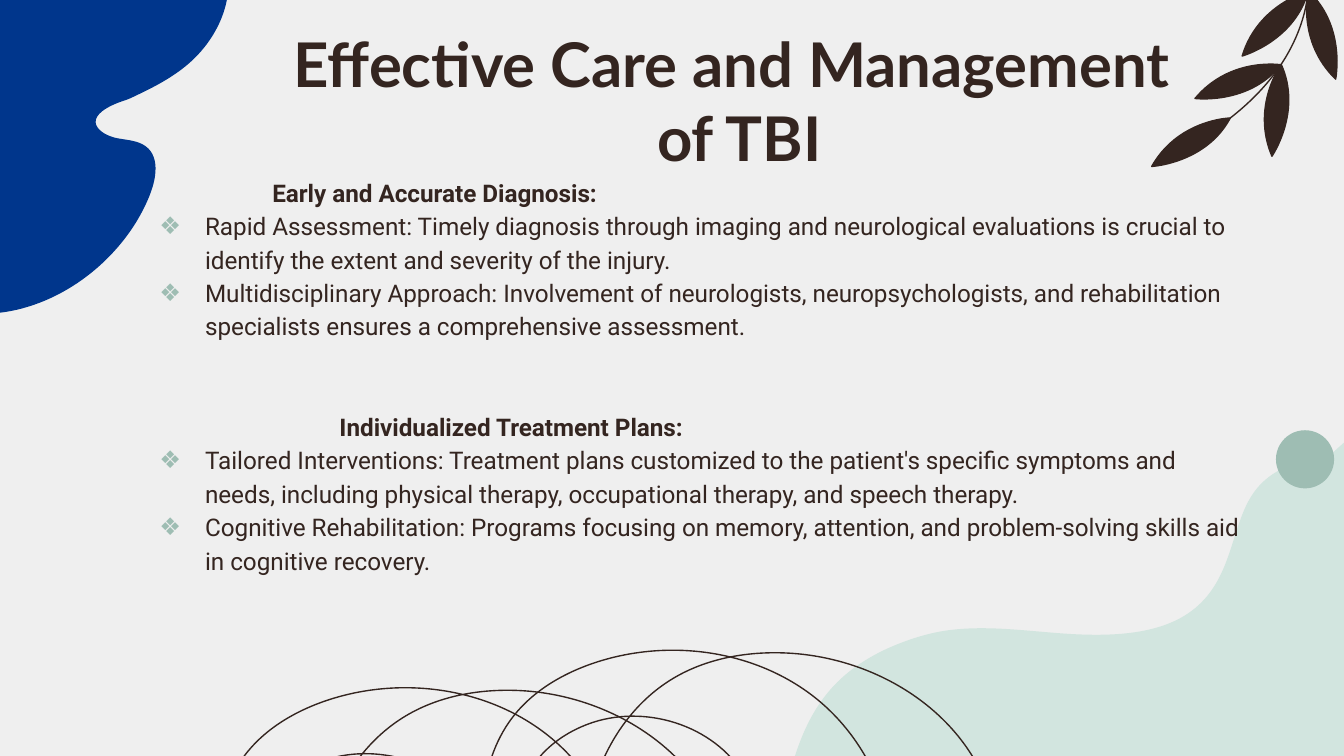
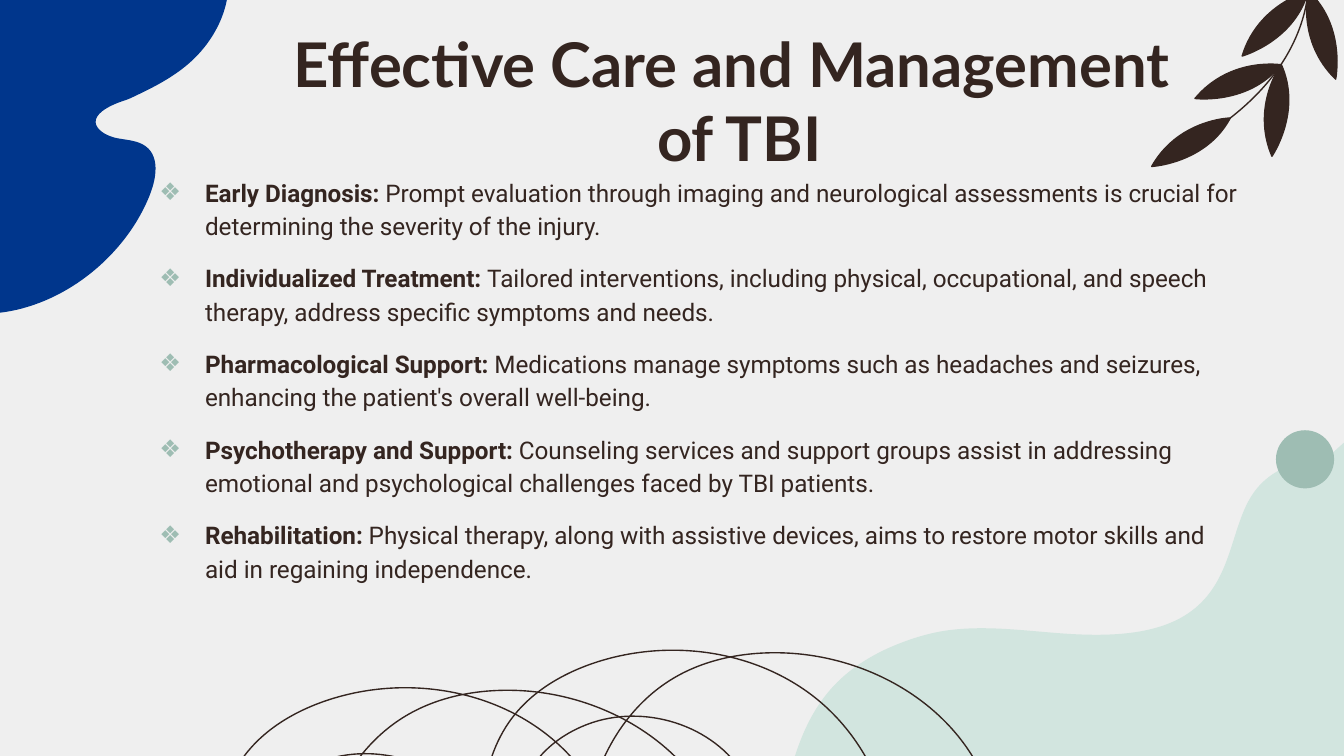
Before and after one commit to Chebet-Mercy/TBI-Traumatic-Brain-Injury, a slide deck: slide 17 of Traumatic Brain Injury.pptx (slide 16 before the commit). Drawn at 1344x756 pixels with LibreOffice and Linux fonts; fonts in the diff are those of the drawing. Boxes give left, top, right and bottom in pixels: in the first picture for what was removed or moved away, otherwise in the second. Text is boxed around its words. In the diff, an @@ line names an element or a change of style, - is before the commit and + after.

```diff
--- a/Traumatic Brain Injury.pptx
+++ b/Traumatic Brain Injury.pptx
@@ text at (205, 183, 1236, 583): text changed @@
-Early and Accurate Diagnosis:
-❖ Rapid Assessment: Timely diagnosis through imaging and neurological evaluations is crucial to identify the extent and severity of the injury.
-❖ Multidisciplinary Approach: Involvement of neurologists, neuropsychologists, and rehabilitation specialists ensures a comprehensive assessment.
-Individualized Treatment Plans:
-❖ Tailored Interventions: Treatment plans customized to the patient's specific symptoms and needs, including physical therapy, occupational therapy, and speech therapy.
-❖ Cognitive Rehabilitation: Programs focusing on memory, attention, and problem-solving skills aid in cognitive recovery.
+❖ Early Diagnosis: Prompt evaluation through imaging and neurological assessments is crucial for determining the severity of the injury.
+❖ Individualized Treatment: Tailored interventions, including physical, occupational, and speech therapy, address specific symptoms and needs.
+❖ Pharmacological Support: Medications manage symptoms such as headaches and seizures, enhancing the patient's overall well-being.
+❖ Psychotherapy and Support: Counseling services and support groups assist in addressing emotional and psychological challenges faced by TBI patients.
+❖ Rehabilitation: Physical therapy, along with assistive devices, aims to restore motor skills and aid in regaining independence.
```
Also in this commit, not shown: 5 other slides changed, 4 slides added, 4 slides removed.
